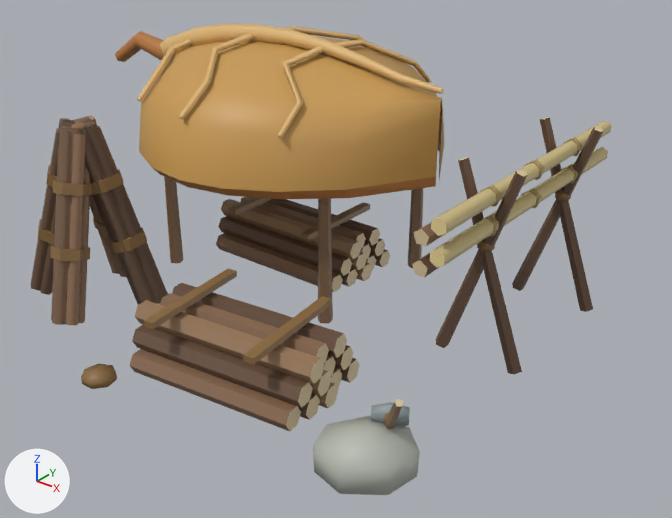
One commit to the glTF model godot/art/models/hut.glb: the scene before it, then after it.
Camera for both pictures: a 50 mm camera at (2.72, -3.08, 2.32) aimed at (0.06, 0.23, 0.26). Arrows for +X, +Y and +Z are at lower left; the lights stay in place. The first picture is the older version.

Objects in the first picture: 'body', 'body_nh', 'body_nl'.
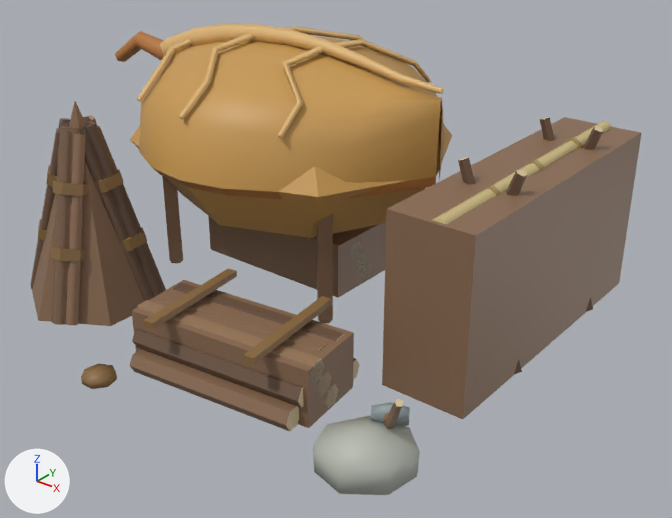
Changed parts and their boxes (x1, y1, x2, y2) in the pictures (672 x 518 px):
'body__far', added (brown)
    after: (32, 101, 641, 428)

Patch to the scene script:
```diff
--- a/godot/art/models/hut.glb.py
+++ b/godot/art/models/hut.glb.py
@@ me_body__far @@
+me_body__far.from_pydata(...)  # 94 vertices, 152 faces; spans x -1.37..1.11, y -0.83..1.38, z 0.0..1.18
+me_body__far.materials.append(mat_defaultmaterial_001)
@@ ob_body__far @@
+ob_body__far = bpy.data.objects.new('body__far', me_body__far)
+ob_body__far.location = (0.0, 0.0, 0.0)
```
